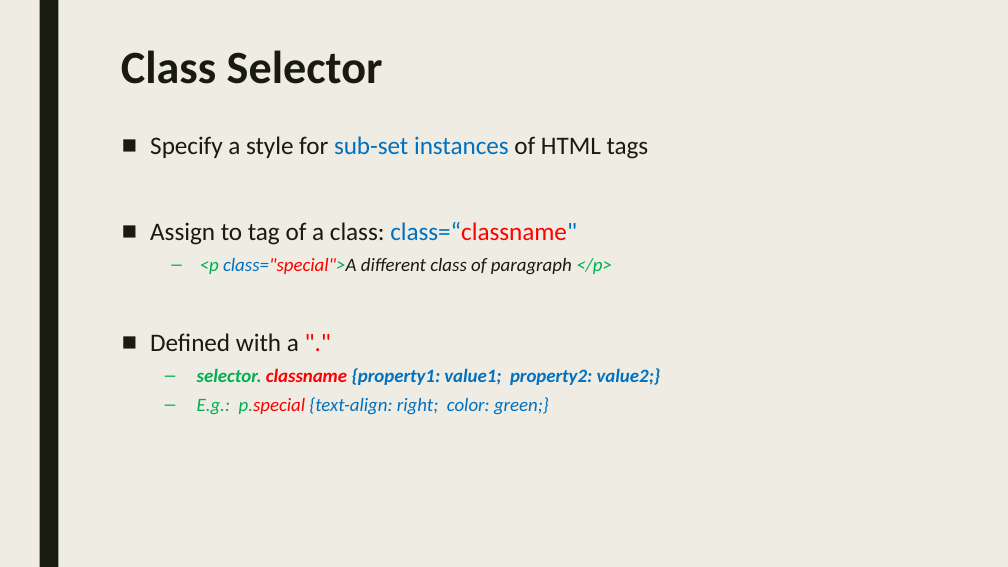
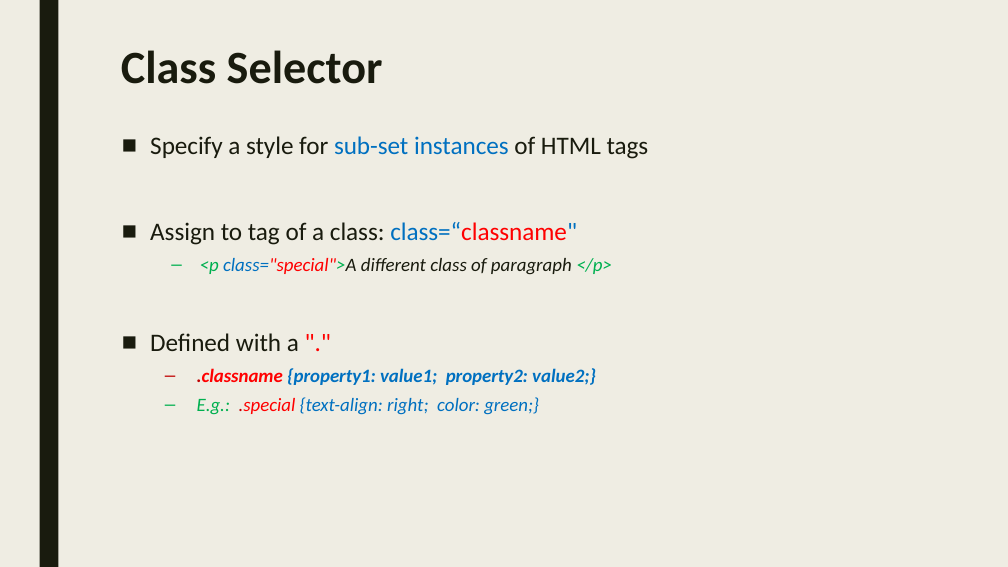
Before and after one commit to sayyidkhan/web_intro_2022, a slide deck: slide 34 of 1_HTML.pptx. Drawn at 1008x567 pixels with LibreOffice and Linux fonts; fonts in the diff are those of the drawing. Boxes give left, top, right and bottom in pixels: in the first picture for what was removed or moved away, otherwise in the second. Text is boxed around its words. In the diff, an @@ line names an element or a change of style, - is before the commit and + after.

```diff
--- a/1_HTML.pptx
+++ b/1_HTML.pptx
@@ text at <box>197,368,596,415</box>: text changed @@
-  – selector. classname {property1: value1; property2: value2;}
-  – E.g.: p.special {text-align: right; color: green;}
+  – .classname {property1: value1; property2: value2;}
+  – E.g.: .special {text-align: right; color: green;}
```
Also in this commit, not shown: 2 other slides changed, 5 other files.
